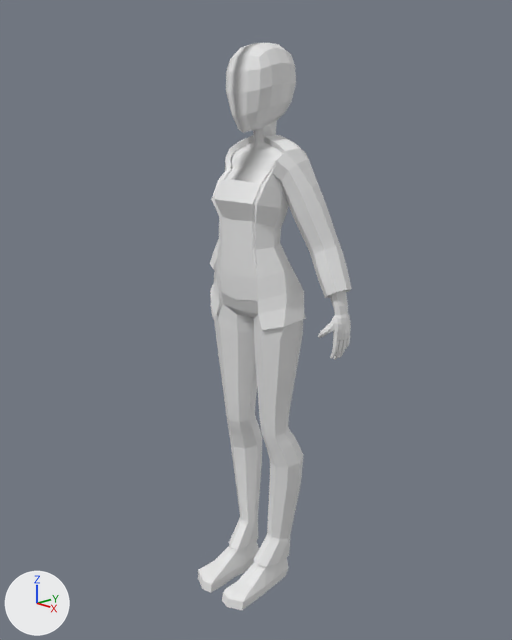
The Blender file Sinden.blend as it was, and as the next commit left it.
Rendered twice from a camera (50 mm lens) standing at (3.67, -3.46, 3.6) and looking at (-0.02, 0.01, 2.16). The axes (+X, +Y, +Z) are drawn at lower left. The lights are the same throughout.

Names of what the first picture shows: 'Badan', 'Celana', 'Pakaian-Dalam', 'Pakaian-Luar'.
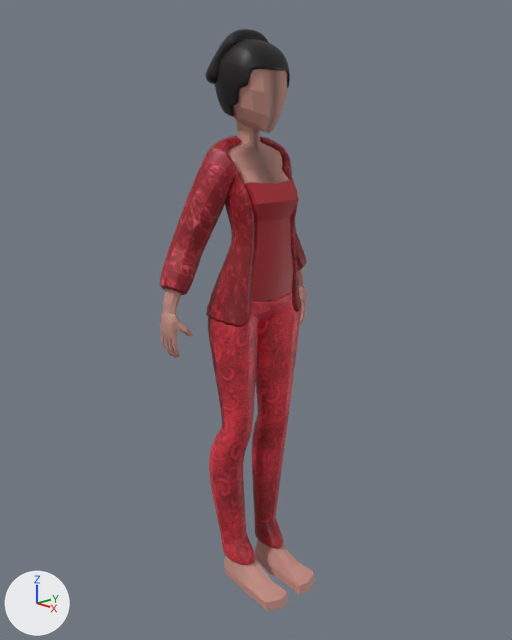
What differs and where, as boxes [x1, y1, x2, y2] in the pictures (512 x 640 px; the box of a moved part takes in the faces that stretch with it):
'Celana', recoloured, surface changed, turned, modifiers changed
    before: [213, 292, 304, 567]
    after: [208, 292, 300, 565]
'Pakaian-Luar', recoloured, reshaped, turned, modifiers changed
    before: [210, 135, 352, 330]
    after: [160, 136, 306, 327]
'Badan', recoloured, turned (grey to brown)
    before: [198, 43, 351, 610]
    after: [160, 69, 315, 611]
'Pakaian-Dalam', recoloured, turned (white to red)
    before: [214, 180, 262, 301]
    after: [224, 179, 299, 301]
'Rambut', added (black)
    after: [215, 39, 290, 117]
'Jambul', added (black)
    after: [206, 29, 268, 84]
part 2 of me_cube_003, moved or reshaped
    before: [230, 135, 299, 153]
    after: [213, 137, 285, 153]

What changed in the scene script:
```text
Change me_cube_008:
    where me_cube_008.from_pydata(...)  # 1326 vertices, 1313 faces; spans x -0.69..0.69, y -0.45..0.31, z -2.09..1.98
    add me_cube_008.materials.append(mat_badan)  # pink #c99286
Change me_cube_001:
    where me_cube_001.from_pydata(...)  # 48 vertices, 40 faces; spans x -0.334..0.334, y -0.267..0.157, z 0.26..1.085
    add me_cube_001.materials.append(mat_baju_dalam)  # red #aa232d
Change me_cube_002:
    where me_cube_002.from_pydata(...)  # 279 vertices, 268 faces; spans x -0.39..0.39, y -0.19..0.26, z -1.88..0.42
    me_cube_002 part 1: texture (UV) coordinates of 268 of 268 faces, centred in x -0.37..0.37, y -0.15..0.24, z -1.8..0.36, changed; they spanned u 0.0..0.0, v 0.0..0.0 and now span u -0.26..1.26, v 0.08..0.97
    add me_cube_002.materials.append(mat_celana)  # picture img_skirt_jpg
Change me_cube_003:
    where me_cube_003.from_pydata(...)  # 242 vertices, 214 faces; spans x -0.662..0.662, y -0.207..0.285, z 0.072..1.355
    me_cube_003 part 2
    add for i in [11, 30, 125, 144]: me_cube_003.vertices[i].co += Vector((0.0, 0.057, 0.0))
    add me_cube_003.materials.append(mat_baju_luar)  # picture img_batik_jpg
Change ob_badan:
    ob_badan.rotation_euler: (0.0, 0.0, 0.0) -> (0.0, 0.0, 1.571)  # degrees (0, 0, 0) -> degrees (0, 0, 90)
Change ob_pakaian_dalam:
    ob_pakaian_dalam.rotation_euler: (0.0, 0.0, 0.0) -> (0.0, 0.0, 1.571)  # degrees (0, 0, 0) -> degrees (0, 0, 90)
Change ob_celana:
    ob_celana.rotation_euler: (0.0, 0.0, 0.0) -> (0.0, 0.0, 1.571)  # degrees (0, 0, 0) -> degrees (0, 0, 90)
    where _m = ob_celana.modifiers.new('Solidify', 'SOLIDIFY')
    _m.thickness: -0.02 -> -0.04
    add _m = ob_celana.modifiers.new('Subdivision', 'SUBSURF')
    add _m.levels = 2
Change ob_pakaian_luar:
    ob_pakaian_luar.rotation_euler: (0.0, 0.0, 0.0) -> (0.0, 0.0, 1.571)  # degrees (0, 0, 0) -> degrees (0, 0, 90)
    where _m = ob_pakaian_luar.modifiers.new('Solidify', 'SOLIDIFY')
    _m.thickness: -0.04 -> -0.06
    add _m = ob_pakaian_luar.modifiers.new('Subdivision', 'SUBSURF')
    add _m.render_levels = 1
Add ob_jambul:
    ob_jambul = bpy.data.objects.new('Jambul', me_cube_005)  # 22 vertices, 14 faces; spans x -0.19..0.19, y 0.017..0.319, z 1.699..1.98; in mat_rambut (black #080000); modifiers SOLIDIFY, SUBSURF
    ob_jambul.location = (0.0, 0.0, 2.102)
    ob_jambul.rotation_euler = (0.0, 0.0, 1.571)  # degrees (0, 0, 90)
Add ob_rambut:
    ob_rambut = bpy.data.objects.new('Rambut', me_cube_004)  # 74 vertices, 62 faces; spans x -0.206..0.206, y -0.18..0.307, z 1.497..1.98; in mat_rambut (black #080000); modifiers SOLIDIFY, SUBSURF
    ob_rambut.location = (0.0, 0.0, 2.102)
    ob_rambut.rotation_euler = (0.0, 0.0, 1.571)  # degrees (0, 0, 90)
```
